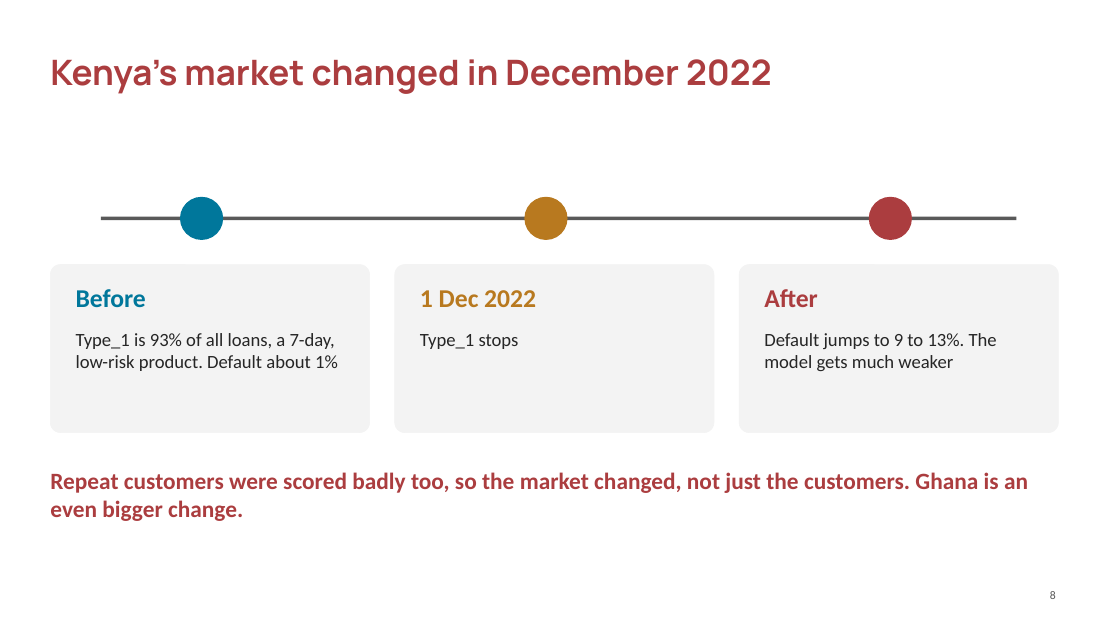
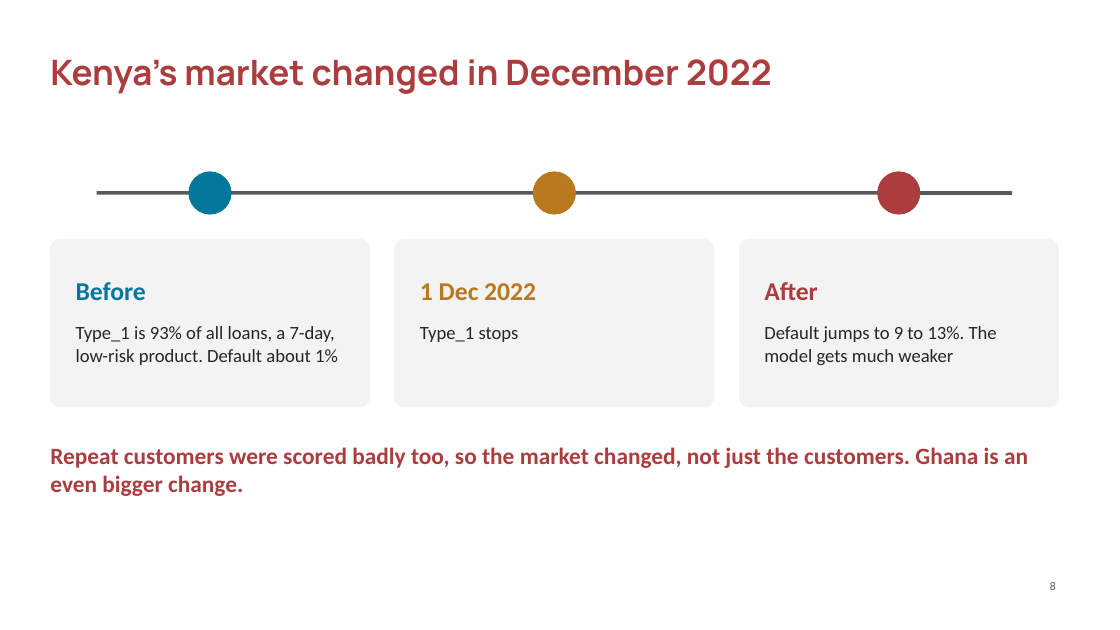
Before and after one commit to ASU-MICS-2028/mle-group-3-prosit-2, a slide deck: slide 8 of slides/NkwaPay_Debrief_Present.pptx. Drawn at 1120x630 pixels with LibreOffice and Linux fonts; fonts in the diff are those of the drawing; background and template pictures are left out. Boxes give left, top, right and bottom in pixels: in the first picture for what was removed or moved away, otherwise in the second. Text is boxed around its words. In the diff, an @@ line names an element or a change of style, - is before the commit and + after.

```diff
--- a/slides/NkwaPay_Debrief_Present.pptx
+++ b/slides/NkwaPay_Debrief_Present.pptx
@@ 3 ellipses: place and size @@
-3 ellipses at (181, 197, 912, 239)
+3 ellipses at (189, 172, 920, 214)
@@ line moved from (101, 218) - (1017, 218) to (97, 193) - (1012, 193) @@
@@ 3 rounded rectangles, 1 text: place and size @@
-3 rounded rectangles, 1 text at (50, 265, 1059, 521)
+3 rounded rectangles, 1 text at (50, 239, 1059, 496)
@@ 6 texts: place and size @@
-6 texts at (76, 289, 997, 371)
+6 texts at (76, 282, 997, 365)
@@ page number: place and size @@
-page number at (1050, 591, 1056, 599)
+page number at (1050, 582, 1056, 590)
```
Also in this commit, not shown: 17 other slides changed.
